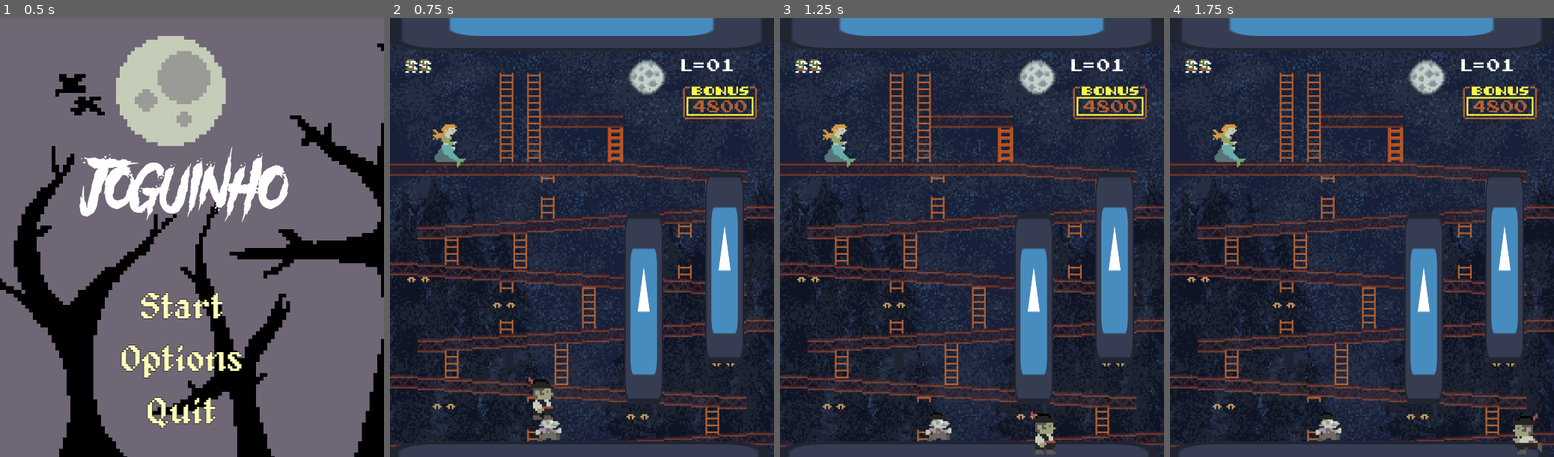
Above: before the commit, frames 1-4 (left to right).
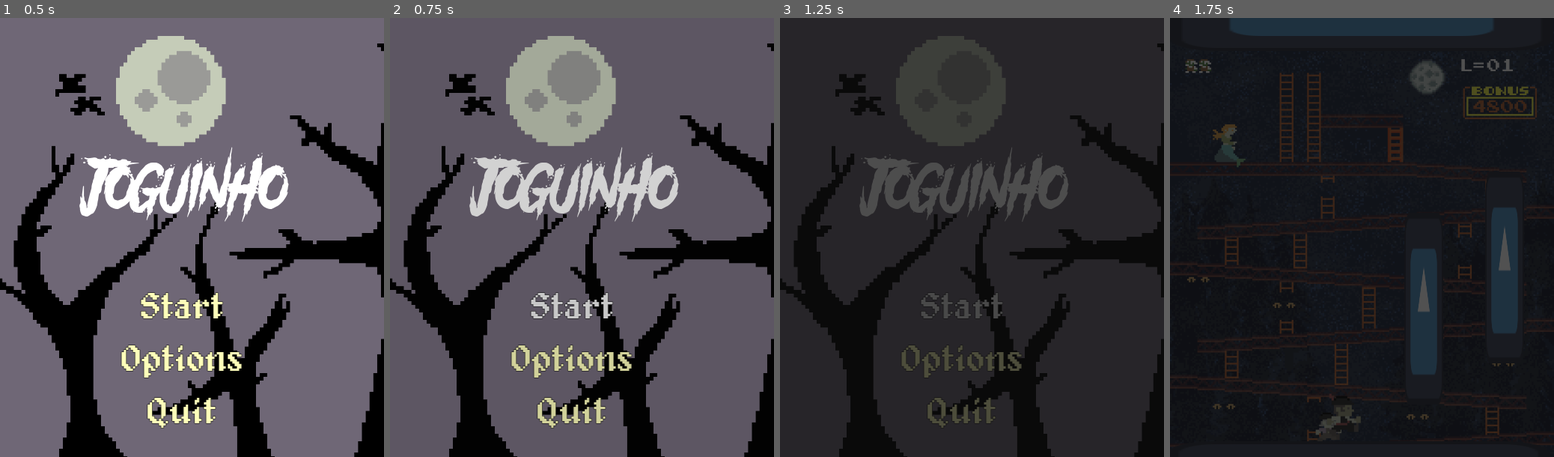
Above: after the commit, the same moments.

Repository: gui-vendruscolo/Stairway-character
Game: Godot game, scene res://scenes/MainMenu.tscn
Same seed, same stepped clock (60 frames per second), same inputs: the game is played once before the commit and once after it. This scene is started directly instead of the project's main scene. The engine's default icon, where the game draws it, is replaced by a stand-in: a white triangle on a blue panel in a dark square.
Inputs (mouse positions are in pixels of both pictures, inside the frame that each line leads up to):
- Up to frame 1 (0.5 s): no input
- Up to frame 2 (0.75 s): click "Start" at 0.5 s
- Up to frame 3 (1.25 s): no input
- Up to frame 4 (1.75 s): click (1354, 307) at 1.25 s, where only the run after the commit has a clickable "Start"

Frame 1 is identical in both runs. In frame 2, 99% of the frame differs, in the area x 0-100%, y 0-100%; in frame 3, 56%; in frame 4, 85%.

Commit message:
adicionada transição e menu de opcoes

Diff:
--- a/project.godot
+++ b/project.godot
@@ -12,8 +12,12 @@
 
 config/name="Escada"
 run/main_scene="res://scenes/main_scene.tscn"
-config/features=PackedStringArray("4.0", "GL Compatibility")
+config/features=PackedStringArray("4.1", "GL Compatibility")
 config/icon="res://sprites/icon.svg"
+
+[autoload]
+
+SceneTransition="*res://scenes/scene_transition.tscn"
 
 [display]
 
--- /dev/null
+++ b/scenes/options_scene.tscn
@@ -0,0 +1,48 @@
+[gd_scene load_steps=4 format=3 uid="uid://5yuj116nca8h"]
+
+[ext_resource type="Script" path="res://scripts/options_scene.gd" id="1_vc5lx"]
+[ext_resource type="Texture2D" uid="uid://bqo5pcqvklju5" path="res://sprites/menu-background.png" id="2_182nk"]
+[ext_resource type="Theme" uid="uid://ca3hf816lapjl" path="res://themes/MenuTheme.tres" id="3_32mm5"]
+
+[node name="options_scene" type="Control"]
+layout_mode = 3
+anchors_preset = 15
+anchor_right = 1.0
+anchor_bottom = 1.0
+grow_horizontal = 2
+grow_vertical = 2
+script = ExtResource("1_vc5lx")
+
+[node name="Background" type="TextureRect" parent="."]
+layout_mode = 0
+offset_left = -457.0
+offset_top = -9.0
+offset_right = 735.0
+offset_bottom = 587.0
+texture = ExtResource("2_182nk")
+expand_mode = 1
+
+[node name="VBoxContainer" type="VBoxContainer" parent="."]
+layout_mode = 1
+anchors_preset = 5
+anchor_left = 0.5
+anchor_right = 0.5
+offset_left = -157.5
+offset_top = 174.0
+offset_right = 115.5
+offset_bottom = 294.0
+grow_horizontal = 2
+
+[node name="MusicLabel" type="Label" parent="VBoxContainer"]
+layout_mode = 2
+theme = ExtResource("3_32mm5")
+text = "Sound"
+horizontal_alignment = 1
+vertical_alignment = 1
+
+[node name="VolumeSlider" type="HSlider" parent="VBoxContainer"]
+layout_mode = 2
+size_flags_vertical = 6
+value = 100.0
+
+[connection signal="changed" from="VBoxContainer/VolumeSlider" to="." method="_on_h_slider_changed"]
--- /dev/null
+++ b/scenes/scene_transition.tscn
@@ -0,0 +1,60 @@
+[gd_scene load_steps=5 format=3 uid="uid://cu4rwokxjwhhw"]
+
+[ext_resource type="Script" path="res://scripts/scene_transition.gd" id="1_cpaef"]
+
+[sub_resource type="Animation" id="Animation_syton"]
+resource_name = "RESET"
+length = 0.01
+tracks/0/type = "value"
+tracks/0/imported = false
+tracks/0/enabled = true
+tracks/0/path = NodePath("dissolve_rect:modulate")
+tracks/0/interp = 1
+tracks/0/loop_wrap = true
+tracks/0/keys = {
+"times": PackedFloat32Array(0),
+"transitions": PackedFloat32Array(1),
+"update": 0,
+"values": [Color(1, 1, 1, 0)]
+}
+
+[sub_resource type="Animation" id="Animation_m21q1"]
+resource_name = "dissolve"
+length = 0.9
+tracks/0/type = "value"
+tracks/0/imported = false
+tracks/0/enabled = true
+tracks/0/path = NodePath("dissolve_rect:modulate")
+tracks/0/interp = 1
+tracks/0/loop_wrap = true
+tracks/0/keys = {
+"times": PackedFloat32Array(0, 0.9),
+"transitions": PackedFloat32Array(1, 1),
+"update": 0,
+"values": [Color(1, 1, 1, 0), Color(1, 1, 1, 1)]
+}
+
+[sub_resource type="AnimationLibrary" id="AnimationLibrary_dr8rq"]
+_data = {
+"RESET": SubResource("Animation_syton"),
+"dissolve": SubResource("Animation_m21q1")
+}
+
+[node name="scene_transition" type="Node"]
+script = ExtResource("1_cpaef")
+
+[node name="dissolve_rect" type="ColorRect" parent="."]
+modulate = Color(1, 1, 1, 0)
+z_index = 5
+anchors_preset = 15
+anchor_right = 1.0
+anchor_bottom = 1.0
+grow_horizontal = 2
+grow_vertical = 2
+mouse_filter = 2
+color = Color(0.054902, 0.054902, 0.054902, 1)
+
+[node name="AnimationPlayer" type="AnimationPlayer" parent="."]
+libraries = {
+"": SubResource("AnimationLibrary_dr8rq")
+}
--- a/scripts/MainMenu.gd
+++ b/scripts/MainMenu.gd
@@ -12,7 +12,9 @@
 
 
 func _on_start_button_pressed():
-	get_tree().change_scene_to_file("res://scenes/main_scene.tscn")
+	SceneTransition.change_scene("res://scenes/main_scene.tscn")
+	$VBoxContainer/StartButton.set_focus_mode(Control.FOCUS_NONE)
+
 
 func _on_options_button_pressed():
 	pass
--- /dev/null
+++ b/scripts/options_scene.gd
@@ -0,0 +1,16 @@
+extends Control
+
+var audio_bus_name = "Master"
+var _bus = ""
+
+# Called when the node enters the scene tree for the first time.
+func _ready():
+	var _bus = AudioServer.get_bus_index(audio_bus_name)
+
+
+# Called every frame. 'delta' is the elapsed time since the previous frame.
+func _process(delta):
+	pass
+
+func _on_h_slider_changed(value):
+	AudioServer.set_bus_volume_db(_bus, linear_to_db(value))
--- /dev/null
+++ b/scripts/scene_transition.gd
@@ -0,0 +1,20 @@
+extends Node
+
+
+# Called when the node enters the scene tree for the first time.
+func _ready():
+	pass # Replace with function body.
+
+
+# Called every frame. 'delta' is the elapsed time since the previous frame.
+func _process(delta):
+	pass
+
+
+func change_scene(target):
+	$AnimationPlayer.play("dissolve")
+	Input.set_mouse_mode(Input.MOUSE_MODE_CAPTURED)
+	await $AnimationPlayer.animation_finished
+	get_tree().change_scene_to_file(target)
+	$AnimationPlayer.play_backwards("dissolve")
+	Input.set_mouse_mode(Input.MOUSE_MODE_VISIBLE)
--- a/themes/MenuTheme.tres
+++ b/themes/MenuTheme.tres
@@ -1,8 +1,14 @@
-[gd_resource type="Theme" load_steps=3 format=3 uid="uid://ca3hf816lapjl"]
+[gd_resource type="Theme" load_steps=6 format=3 uid="uid://ca3hf816lapjl"]
 
 [ext_resource type="FontFile" uid="uid://dnwyv87jf8stk" path="res://fonts/alagard.ttf" id="1_npx0p"]
 
+[sub_resource type="StyleBoxEmpty" id="StyleBoxEmpty_1o83g"]
+
+[sub_resource type="StyleBoxEmpty" id="StyleBoxEmpty_16bei"]
+
 [sub_resource type="StyleBoxTexture" id="StyleBoxTexture_f2th6"]
+
+[sub_resource type="StyleBoxEmpty" id="StyleBoxEmpty_w3srv"]
 
 [resource]
 default_font = ExtResource("1_npx0p")
@@ -13,4 +19,10 @@
 Button/colors/icon_focus_color = Color(1, 1, 1, 0)
 Button/colors/icon_hover_color = Color(1, 1, 1, 0)
 Button/constants/outline_size = 2
+Button/styles/focus = SubResource("StyleBoxEmpty_1o83g")
+Button/styles/hover = SubResource("StyleBoxEmpty_16bei")
 Button/styles/normal = SubResource("StyleBoxTexture_f2th6")
+Button/styles/pressed = SubResource("StyleBoxEmpty_w3srv")
+HSlider/constants/center_grabber = 50
+HSlider/icons/tick = null
+Label/colors/font_color = Color(1, 1, 0.729412, 1)
